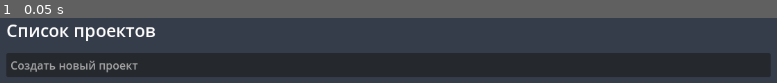
Above: before the commit, frame 1.
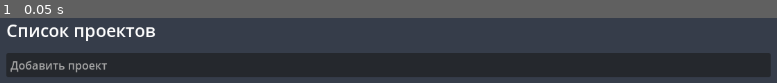
Above: after the commit, the same moment.

Repository: SaveTheTelvit/CSVTranslateCreator
Game: Godot game, scene res://scenes/general_scene.tscn
The game is run twice, just before and just after one commit, with the same random seed, the same clock (stepped at 60 frames per second) and the same inputs.
Inputs:
- Up to frame 1 (0.05 s): no input

The runs differ from the first frame. In frame 1, 1.2% of the frame differs, in the area x 1-18%, y 64-85%.

Commit message:
added import/export of projects

Diff:
--- a/scenes/general_scene.tscn
+++ b/scenes/general_scene.tscn
@@ -58,3 +58,4 @@
 use_native_dialog = true
 
 [connection signal="dir_selected" from="FileDialog" to="." method="_on_file_dialog_dir_selected"]
+[connection signal="file_selected" from="FileDialog" to="." method="_on_file_dialog_file_selected"]
--- a/scenes/left_panel.tscn
+++ b/scenes/left_panel.tscn
@@ -59,7 +59,7 @@
 layout_mode = 2
 size_flags_horizontal = 3
 focus_mode = 0
-text = "Экспорт проекта"
+text = "Экспорт перевода (CSV)"
 
 [node name="Button" type="Button" parent="MarginContainer/VBoxContainer"]
 layout_mode = 2
--- a/scenes/project_menu.tscn
+++ b/scenes/project_menu.tscn
@@ -36,7 +36,6 @@
 text = "Список проектов"
 
 [node name="HBoxContainer3" type="HBoxContainer" parent="MarginContainer/VBoxContainer"]
-visible = false
 layout_mode = 2
 theme_override_constants/separation = 10
 
@@ -54,26 +53,50 @@
 
 [node name="Button" type="Button" parent="MarginContainer/VBoxContainer/HBoxContainer3"]
 layout_mode = 2
-text = "Создать"
+focus_mode = 0
+text = "Создать новый"
 
 [node name="HBoxContainer" type="HBoxContainer" parent="MarginContainer/VBoxContainer"]
+visible = false
 layout_mode = 2
 size_flags_vertical = 2
 
 [node name="ItemList" type="ItemList" parent="MarginContainer/VBoxContainer/HBoxContainer"]
 layout_mode = 2
 size_flags_horizontal = 3
+focus_mode = 0
 allow_reselect = true
 max_text_lines = 5
 auto_height = true
 
+[node name="ButtonsLine" type="HBoxContainer" parent="MarginContainer/VBoxContainer"]
+layout_mode = 2
+size_flags_vertical = 10
+
+[node name="BackButton" type="Button" parent="MarginContainer/VBoxContainer/ButtonsLine"]
+custom_minimum_size = Vector2(140, 0)
+layout_mode = 2
+focus_mode = 0
+text = "Назад"
+
+[node name="ImportButton" type="Button" parent="MarginContainer/VBoxContainer/ButtonsLine"]
+custom_minimum_size = Vector2(140, 0)
+layout_mode = 2
+size_flags_horizontal = 10
+focus_mode = 0
+text = "Импорт..."
+
 [node name="PopupMenu" type="PopupMenu" parent="."]
-size = Vector2i(96, 35)
-item_count = 1
+size = Vector2i(96, 62)
+item_count = 2
 item_0/text = "Удалить"
 item_0/id = 0
+item_1/text = "Экспорт"
+item_1/id = 1
 
 [connection signal="text_submitted" from="MarginContainer/VBoxContainer/HBoxContainer3/LineEdit" to="." method="_on_line_edit_text_submitted"]
 [connection signal="pressed" from="MarginContainer/VBoxContainer/HBoxContainer3/Button" to="." method="_on_button_pressed"]
 [connection signal="item_clicked" from="MarginContainer/VBoxContainer/HBoxContainer/ItemList" to="." method="_on_item_list_item_clicked"]
+[connection signal="pressed" from="MarginContainer/VBoxContainer/ButtonsLine/BackButton" to="." method="_on_back_button_pressed"]
+[connection signal="pressed" from="MarginContainer/VBoxContainer/ButtonsLine/ImportButton" to="." method="_on_import_button_pressed"]
 [connection signal="index_pressed" from="PopupMenu" to="." method="_on_popup_menu_index_pressed"]
--- a/scripts/general_scene.gd
+++ b/scripts/general_scene.gd
@@ -7,6 +7,8 @@
 var root_object : StoreObject = StoreObject.new()
 var file_name : String = ""
 var settings_opened = false
+var file_dialog_mode = 0
+var export_name : String = ""
 
 func _ready():
 	RenderingServer.set_default_clear_color(BG_COLOR)
@@ -19,6 +21,16 @@
 
 func _remove_file(file_name : String):
 	$SaveManager.delete_project(file_name)
+
+func _export_file(file_name : String):
+	export_name = file_name
+	file_dialog_mode = 1
+	_call_file_dialog()
+
+func _import_file():
+	file_dialog_mode = 2
+	$FileDialog.file_mode = FileDialog.FILE_MODE_OPEN_FILE
+	_call_file_dialog()
 
 func _switch_scene():
 	settings_opened = true
@@ -49,16 +61,20 @@
 	file_name = ""
 	$Control.hide()
 	$ProjectMenu.show()
-	var paths : PackedStringArray = $SaveManager.project_names
-	$ProjectMenu.call_menu(paths)
+	var names : PackedStringArray = $SaveManager.project_names
+	$ProjectMenu.call_menu(names)
 	$ProjectMenu.remove_file_called.connect(_remove_file)
+	$ProjectMenu.export_file_called.connect(_export_file)
+	$ProjectMenu.import_file_called.connect(_import_file)
 	print(root_object.keys, " filename: ", file_name)
 	file_name = await $ProjectMenu.file_name_selected
 	$ProjectMenu.remove_file_called.disconnect(_remove_file)
+	$ProjectMenu.export_file_called.disconnect(_export_file)
+	$ProjectMenu.import_file_called.disconnect(_import_file)
 	$ProjectMenu.hide()
 	$Control.show()
-	if !paths.has(file_name):
-		paths.push_back(file_name)
+	if !names.has(file_name):
+		names.push_back(file_name)
 	$SaveManager.load_project(file_name)
 
 func load(dt : Dictionary):
@@ -82,4 +98,18 @@
 	$FileDialog.popup()
 
 func _on_file_dialog_dir_selected(dir):
-	$SaveManager.export_file(dir)
+	match file_dialog_mode:
+		0:
+			$SaveManager.export_file(dir)
+		1:
+			$SaveManager.export_project(export_name, dir)
+			file_dialog_mode = 0
+
+func _on_file_dialog_file_selected(path):
+	match file_dialog_mode:
+		2:
+			if $SaveManager.import_project(path):
+				save_project()
+				$ProjectMenu.file_name_selected.emit(file_name)
+			$FileDialog.file_mode = FileDialog.FILE_MODE_OPEN_DIR
+			file_dialog_mode = 0
--- a/scripts/project_menu.gd
+++ b/scripts/project_menu.gd
@@ -1,44 +1,65 @@
 extends Control
 
 signal file_name_selected(file_name : String)
+signal export_file_called(file_name : String)
 signal remove_file_called(file_name : String)
+signal import_file_called
 
 @onready var item_list : ItemList = $MarginContainer/VBoxContainer/HBoxContainer/ItemList
 @onready var new_project_line = $MarginContainer/VBoxContainer/HBoxContainer3
 
-var remove_index : int = -1
+var menu_index : int = -1
+var data : PackedStringArray = []
 
 func call_menu(data : PackedStringArray):
+	self.data = data
 	item_list.clear()
 	$MarginContainer/VBoxContainer/HBoxContainer3/LineEdit.text = ""
 	for file_name in data:
 		item_list.add_item(file_name)
-	item_list.add_item("Создать новый проект")
+	item_list.add_item("Добавить проект")
 	$MarginContainer/VBoxContainer/HBoxContainer2/Label.text = "Список проектов"
 	$MarginContainer/VBoxContainer/HBoxContainer.show()
 	$MarginContainer/VBoxContainer/HBoxContainer3.hide()
+	$MarginContainer/VBoxContainer/ButtonsLine.hide()
 
 func _on_item_list_item_clicked(index, at_position, mouse_button_index):
 	if mouse_button_index == MOUSE_BUTTON_LEFT:
 		if index == item_list.item_count - 1:
 			new_project_line.show()
+			$MarginContainer/VBoxContainer/ButtonsLine.show()
 			$MarginContainer/VBoxContainer/HBoxContainer.hide()
-			$MarginContainer/VBoxContainer/HBoxContainer2/Label.text = "Новый проект"
+			$MarginContainer/VBoxContainer/HBoxContainer2/Label.text = "Добавлние нового проекта"
 			return
 		file_name_selected.emit(item_list.get_item_text(index))
 	elif (mouse_button_index == MOUSE_BUTTON_RIGHT and
 	index != item_list.item_count - 1):
 		$PopupMenu.position = get_global_mouse_position()
-		remove_index = index
+		menu_index = index
 		$PopupMenu.show()
 
 func _on_button_pressed():
+	if $MarginContainer/VBoxContainer/HBoxContainer3/LineEdit.text.is_empty():
+		return
 	file_name_selected.emit($MarginContainer/VBoxContainer/HBoxContainer3/LineEdit.text)
 
-func _on_line_edit_text_submitted(new_text):
+func _on_line_edit_text_submitted(new_text : String):
+	if new_text.is_empty():
+		return
 	file_name_selected.emit(new_text)
 
 func _on_popup_menu_index_pressed(index):
-	remove_file_called.emit(item_list.get_item_text(remove_index))
-	item_list.remove_item(remove_index)
-	remove_index = -1
+	match index:
+		0:
+			remove_file_called.emit(item_list.get_item_text(menu_index))
+			item_list.remove_item(menu_index)
+			menu_index = -1
+		1:
+			export_file_called.emit(item_list.get_item_text(menu_index))
+			menu_index = -1
+
+func _on_back_button_pressed():
+	call_menu(data)
+
+func _on_import_button_pressed():
+	import_file_called.emit()
--- a/scripts/save_manager.gd
+++ b/scripts/save_manager.gd
@@ -11,7 +11,6 @@
 		save_data()
 
 func save_project(filename : String):
-	var file_path : String = "user://" + filename + ".csv_prepare"
 	if !project_names.has(filename):
 		project_names.push_back(filename)
 	var save_file : FileAccess = FileAccess.open("user://" + filename + ".csv_prepare", FileAccess.WRITE)
@@ -31,6 +30,37 @@
 func delete_project(file_name : String):
 	DirAccess.remove_absolute("user://" + file_name + ".csv_prepare")
 	project_names.remove_at(project_names.find(file_name))
+
+func export_project(file_name : String, dir : String):
+	if !project_names.has(file_name):
+		return
+	if !DirAccess.dir_exists_absolute(dir):
+		return
+	load_project(file_name)
+	var export_file : FileAccess = FileAccess.open(dir + "/" + file_name + ".csv_prepare", FileAccess.WRITE)
+	if get_parent() and get_parent().has_method("save"):
+		export_file.store_line(JSON.stringify(get_parent().save()))
+
+func import_project(path : String) -> bool:
+	var file_name : String = path.get_file()
+	file_name = file_name.erase(
+		file_name.length() - file_name.get_extension().length() - 1,
+		file_name.get_extension().length() + 1
+	)
+	if project_names.has(file_name):
+		return false
+	if !FileAccess.file_exists(path):
+		return false
+	if path.get_extension() != "csv_prepare":
+		return false
+	var save_file := FileAccess.open(path, FileAccess.READ)
+	while save_file.get_position() < save_file.get_length():
+		var json := JSON.new()
+		if json.parse(save_file.get_line()) == OK:
+			if get_parent() and get_parent().has_method("load"):
+				get_parent().load(json.get_data())
+				get_parent().file_name = file_name
+	return true
 
 func save_data():
 	var save_file : FileAccess = FileAccess.open("user://paths.data", FileAccess.WRITE)
